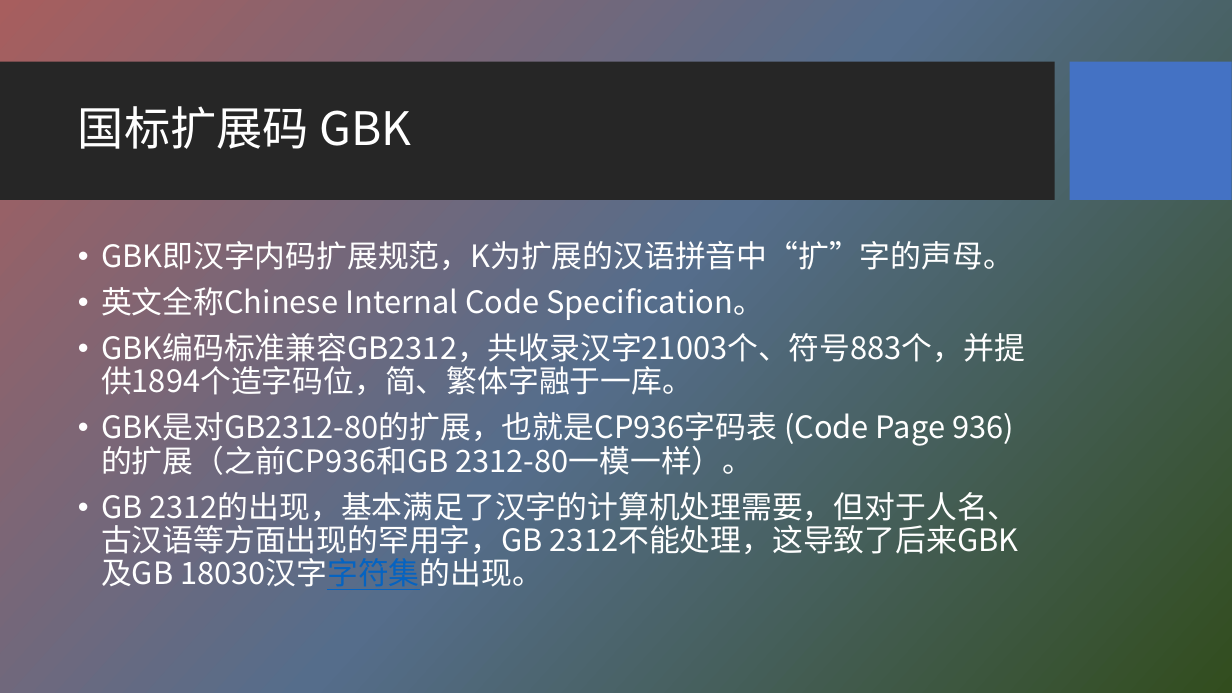
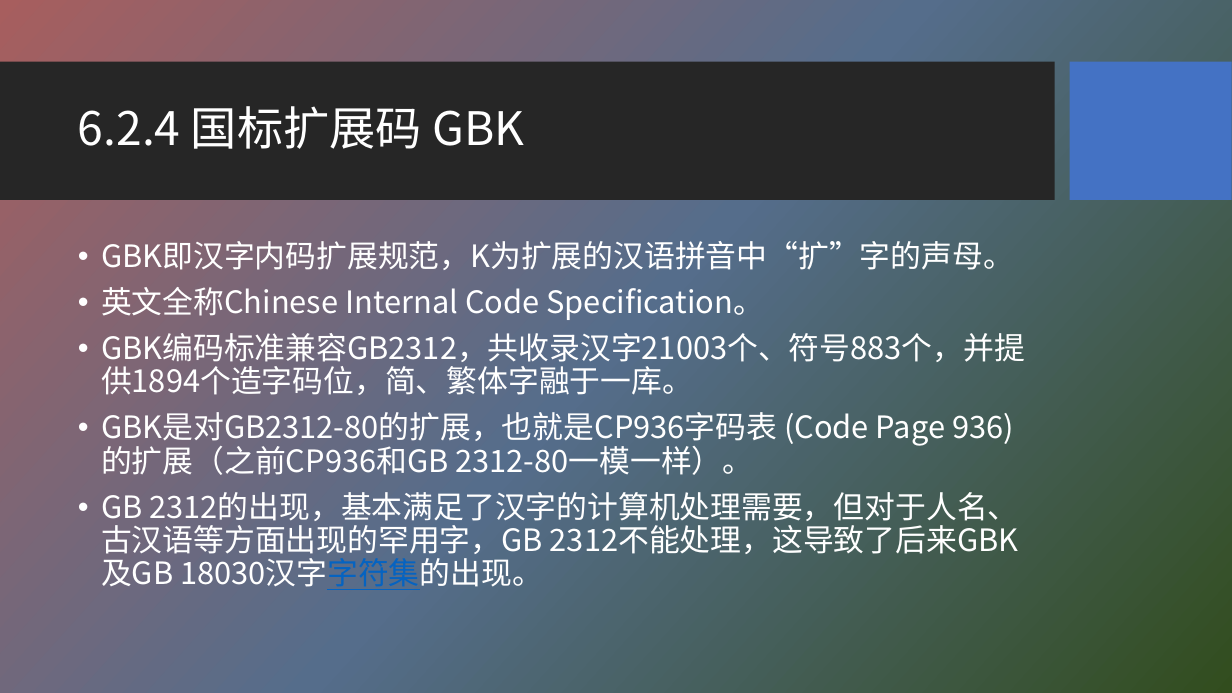
Before and after one commit to HBU/NLP_PPT, a slide deck: slide 12 of PPT-2020/ch06 字符编码与字频统计.pptx (slide 8 before the commit). Drawn at 1232x693 pixels with LibreOffice and Linux fonts; fonts in the diff are those of the drawing; background and template pictures are left out. Boxes give left, top, right and bottom in pixels: in the first picture for what was removed or moved away, otherwise in the second. Text is boxed around its words. In the diff, an @@ line names an element or a change of style, - is before the commit and + after.

```diff
--- a/PPT-2020/ch06 字符编码与字频统计.pptx
+++ b/PPT-2020/ch06 字符编码与字频统计.pptx
@@ title at (78,106,524,149): text changed @@
-国标扩展码 GBK
+6.2.4 国标扩展码 GBK
```
Also in this commit, not shown: 5 other slides changed, 4 slides added, 1 other file.
